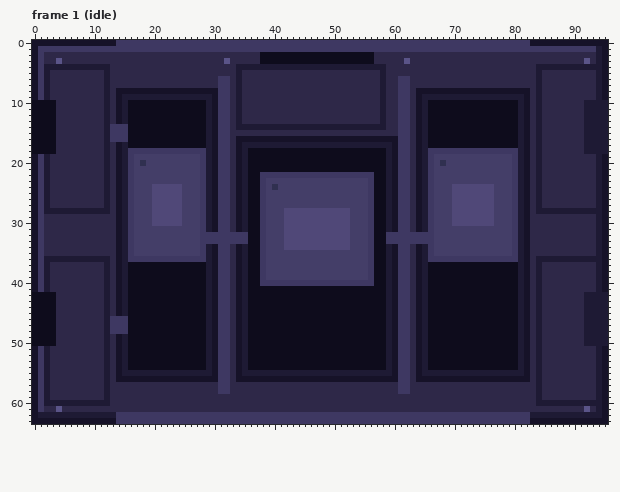
Two versions of one pixel-art file, buildings/assembler_mk2/sprites/main.aseprite. The first picture shows the starting point.
96x64 pixels, 10 frames. Colours within 5 levels of each other are drawn and written as one. Shown: frame 1 (idle). The commit also changed other frames, which this record leaves out.
Now the later version:
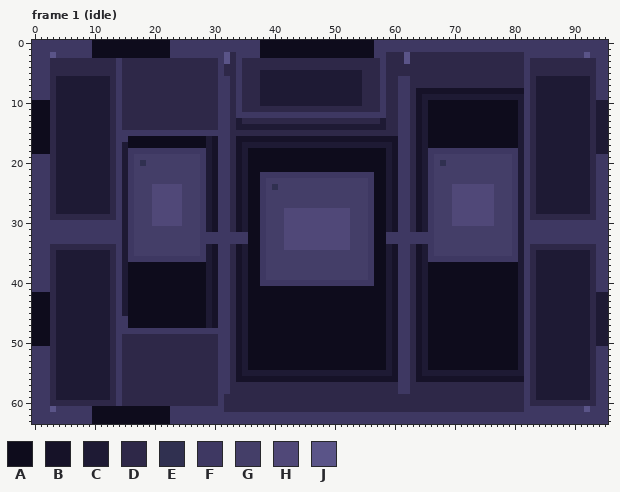
Palette (. is transparent): A #0e0c1c  B #161228  C #1e1a34  D #2e2848  E #303050  F #3e3862  G #443e68  H #504878  J #5a5488
Change:
Frame 1 (idle), layer "top":
y 0: x 0..22 BBBBBBBBBBBBBBFFFFFFFFF -> FFFFFFFFFFAAAAAAAAAAAAA; x 38..56 FFFFFFFFFFFFFFFFFFF -> AAAAAAAAAAAAAAAAAAA; x 83..95 BBBBBBBBBBBBB -> FFFFFFFFFFFFF
y 1: x 0 B -> F; x 10..22 FFFFFFFFFFFFF -> AAAAAAAAAAAAA; x 38..56 FFFFFFFFFFFFFFFFFFF -> AAAAAAAAAAAAAAAAAAA; x 94..95 CB -> FF
y 2: x 0 B -> F; x 2..32 DDDDDDDDDDDDDDDDDDDDDDDDDDDDDDD -> FJFFFFFFAAAAAAAAAAAAAFFFFFFFFFJ; x 34..37 DDDD -> FFFF; x 57..58 DD -> FF; x 62 D -> J; x 82..95 DDDDDDDDDDDDCB -> FFFFFFFFFFJFFF
y 3: x 0 B -> F; x 2 D -> F; x 4 J -> D; x 14 D -> F; x 31 D -> F; x 34 D -> F; x 38..56 AAAAAAAAAAAAAAAAAAA -> DDDDDDDDDDDDDDDDDDD; x 58 D -> F; x 82 D -> F; x 92 J -> D; x 94..95 CB -> FF
y 4: x 0 B -> F; x 2..12 CCCCCCCCCCC -> FDDDDDDDDDD; x 14 D -> F; x 31 D -> F; x 34..58 CCCCCCCCCCCCCCCCCCCCCCCCC -> FDDDDDDDDDDDDDDDDDDDDDDDF; x 82 D -> F; x 84..95 CCCCCCCCCCCB -> DDDDDDDDDDFF
y 5: x 0 B -> F; x 2 C -> F; x 12 C -> D; x 14 D -> F; x 31 D -> F; x 34 C -> F; x 38..54 DDDDDDDDDDDDDDDDD -> CCCCCCCCCCCCCCCCC; x 58 C -> F; x 82 D -> F; x 84 C -> D; x 94..95 CB -> FF
y 6..7: x 0 B -> F; x 2 C -> F; x 4..11 DDDDDDDD -> CCCCCCCC; x 14 D -> F; x 34 C -> F; x 38..54 DDDDDDDDDDDDDDDDD -> CCCCCCCCCCCCCCCCC; x 58 C -> F; x 82 D -> F; x 85..92 DDDDDDDD -> CCCCCCCC; x 94..95 CB -> FF
y 8: x 0 B -> F; x 2 C -> F; x 4..11 DDDDDDDD -> CCCCCCCC; x 14..30 BBBBBBBBBBBBBBBBB -> FDDDDDDDDDDDDDDDD; x 34 C -> F; x 38..54 DDDDDDDDDDDDDDDDD -> CCCCCCCCCCCCCCCCC; x 58 C -> F; x 82 B -> F; x 85..92 DDDDDDDD -> CCCCCCCC; x 94..95 CB -> FF
y 9: x 0 B -> F; x 2 C -> F; x 4..11 DDDDDDDD -> CCCCCCCC; x 14..30 BCCCCCCCCCCCCCCCB -> FDDDDDDDDDDDDDDDD; x 34 C -> F; x 38..54 DDDDDDDDDDDDDDDDD -> CCCCCCCCCCCCCCCCC; x 58 C -> F; x 82 B -> F; x 85..92 DDDDDDDD -> CCCCCCCC; x 94..95 CB -> FF
y 10: x 3..11 ADDDDDDDD -> DCCCCCCCC; x 14..30 BCAAAAAAAAAAAAACB -> FDDDDDDDDDDDDDDDD; x 34 C -> F; x 38..54 DDDDDDDDDDDDDDDDD -> CCCCCCCCCCCCCCCCC; x 58 C -> F; x 82 B -> F; x 85..91 DDDDDDD -> CCCCCCC; x 93 C -> D
y 11: x 3..11 ADDDDDDDD -> DCCCCCCCC; x 14..30 BCAAAAAAAAAAAAACB -> FDDDDDDDDDDDDDDDD; x 34 C -> F; x 58 C -> F; x 82 B -> F; x 85..91 DDDDDDD -> CCCCCCC; x 93 C -> D
y 12: x 3..11 ADDDDDDDD -> DCCCCCCCC; x 14..30 BCAAAAAAAAAAAAACB -> FDDDDDDDDDDDDDDDD; x 34..58 CDDDDDDDDDDDDDDDDDDDDDDDC -> FFFFFFFFFFFFFFFFFFFFFFFFF; x 82 B -> F; x 85..91 DDDDDDD -> CCCCCCC; x 93 C -> D
y 13: x 3..11 ADDDDDDDD -> DCCCCCCCC; x 14..30 BCAAAAAAAAAAAAACB -> FDDDDDDDDDDDDDDDD; x 82 B -> F; x 85..91 DDDDDDD -> CCCCCCC; x 93 C -> D
y 14: x 3..11 ADDDDDDDD -> DCCCCCCCC; x 13 F -> D; x 15..30 FAAAAAAAAAAAAACB -> DDDDDDDDDDDDDDDD; x 82 B -> F; x 85..91 DDDDDDD -> CCCCCCC; x 93 C -> D
y 15: x 3..11 ADDDDDDDD -> DCCCCCCCC; x 13 F -> D; x 16..30 AAAAAAAAAAAAACB -> FFFFFFFFFFFFFFF; x 82 B -> F; x 85..91 DDDDDDD -> CCCCCCC; x 93 C -> D
y 16: x 3..11 ADDDDDDDD -> DCCCCCCCC; x 13 F -> D; x 82 B -> F; x 85..91 DDDDDDD -> CCCCCCC; x 93 C -> D
y 17..18: x 3..11 ADDDDDDDD -> DCCCCCCCC; x 14 B -> F; x 82 B -> F; x 85..91 DDDDDDD -> CCCCCCC; x 93 C -> D
y 19..27: x 0 B -> F; x 2 C -> F; x 4..11 DDDDDDDD -> CCCCCCCC; x 14 B -> F; x 82 B -> F; x 85..92 DDDDDDDD -> CCCCCCCC; x 94..95 CB -> FF
y 28: x 0 B -> F; x 2..3 CC -> FD; x 14 B -> F; x 82 B -> F; x 93..95 CCB -> DFF
y 29: x 0 B -> F; x 2 D -> F; x 14 B -> F; x 82 B -> F; x 94..95 CB -> FF
y 30..33: x 0 B -> F; x 2..14 DDDDDDDDDDDDB -> FFFFFFFFFFFFF; x 82..95 BDDDDDDDDDDDCB -> FFFFFFFFFFFFFF
y 34: x 0 B -> F; x 2 D -> F; x 14 B -> F; x 82 B -> F; x 94..95 CB -> FF
y 35: x 0 B -> F; x 2 D -> F; x 4..12 DDDDDDDDD -> CCCCCCCCC; x 14 B -> F; x 82 B -> F; x 84..92 DDDDDDDDD -> CCCCCCCCC; x 94..95 CB -> FF
y 36: x 0 B -> F; x 2..3 CC -> FD; x 14 B -> F; x 82 B -> F; x 93..95 CCB -> DFF
y 37..41: x 0 B -> F; x 2 C -> F; x 4..11 DDDDDDDD -> CCCCCCCC; x 14 B -> F; x 82 B -> F; x 85..92 DDDDDDDD -> CCCCCCCC; x 94..95 CB -> FF
y 42..45: x 3..11 ADDDDDDDD -> DCCCCCCCC; x 14 B -> F; x 82 B -> F; x 85..91 DDDDDDD -> CCCCCCC; x 93 C -> D
y 46..47: x 3..11 ADDDDDDDD -> DCCCCCCCC; x 13 F -> D; x 82 B -> F; x 85..91 DDDDDDD -> CCCCCCC; x 93 C -> D
y 48: x 3..11 ADDDDDDDD -> DCCCCCCCC; x 13 F -> D; x 16..30 AAAAAAAAAAAAACB -> FFFFFFFFFFFFFFF; x 82 B -> F; x 85..91 DDDDDDD -> CCCCCCC; x 93 C -> D
y 49..50: x 3..11 ADDDDDDDD -> DCCCCCCCC; x 14..30 BCAAAAAAAAAAAAACB -> FDDDDDDDDDDDDDDDD; x 82 B -> F; x 85..91 DDDDDDD -> CCCCCCC; x 93 C -> D
y 51..54: x 0 B -> F; x 2 C -> F; x 4..11 DDDDDDDD -> CCCCCCCC; x 14..30 BCAAAAAAAAAAAAACB -> FDDDDDDDDDDDDDDDD; x 82 B -> F; x 85..92 DDDDDDDD -> CCCCCCCC; x 94..95 CB -> FF
y 55: x 0 B -> F; x 2 C -> F; x 4..11 DDDDDDDD -> CCCCCCCC; x 14..30 BCCCCCCCCCCCCCCCB -> FDDDDDDDDDDDDDDDD; x 82 B -> F; x 85..92 DDDDDDDD -> CCCCCCCC; x 94..95 CB -> FF
y 56: x 0 B -> F; x 2 C -> F; x 4..11 DDDDDDDD -> CCCCCCCC; x 14..30 BBBBBBBBBBBBBBBBB -> FDDDDDDDDDDDDDDDD; x 82 B -> F; x 85..92 DDDDDDDD -> CCCCCCCC; x 94..95 CB -> FF
y 57..58: x 0 B -> F; x 2 C -> F; x 4..11 DDDDDDDD -> CCCCCCCC; x 14 D -> F; x 82 D -> F; x 85..92 DDDDDDDD -> CCCCCCCC; x 94..95 CB -> FF
y 59: x 0 B -> F; x 2 C -> F; x 4..11 DDDDDDDD -> CCCCCCCC; x 14 D -> F; x 31 D -> F; x 82 D -> F; x 85..92 DDDDDDDD -> CCCCCCCC; x 94..95 CB -> FF
y 60: x 0 B -> F; x 2..12 CCCCCCCCCCC -> FDDDDDDDDDD; x 14 D -> F; x 31 D -> F; x 82 D -> F; x 84..95 CCCCCCCCCCCB -> DDDDDDDDDDFF
y 61: x 0 B -> F; x 2..31 DDJDDDDDDDDDDDDDDDDDDDDDDDDDDD -> FJFFFFFFAAAAAAAAAAAAAFFFFFFFFF; x 82..91 DDDDDDDDDD -> FFFFFFFFFF; x 93..95 DCB -> FFF
y 62: x 0..22 BCCCCCCCCCCCCCFFFFFFFFF -> FFFFFFFFFFAAAAAAAAAAAAA; x 83..95 CCCCCCCCCCCCB -> FFFFFFFFFFFFF
y 63: x 0..22 BBBBBBBBBBBBBBFFFFFFFFF -> FFFFFFFFFFAAAAAAAAAAAAA; x 83..95 BBBBBBBBBBBBB -> FFFFFFFFFFFFF
Boxes around the changes in both pictures, in picture pixels (x1, y1, x2, y2):
changed: (32, 40, 410, 424)
changed: (524, 40, 608, 424)
